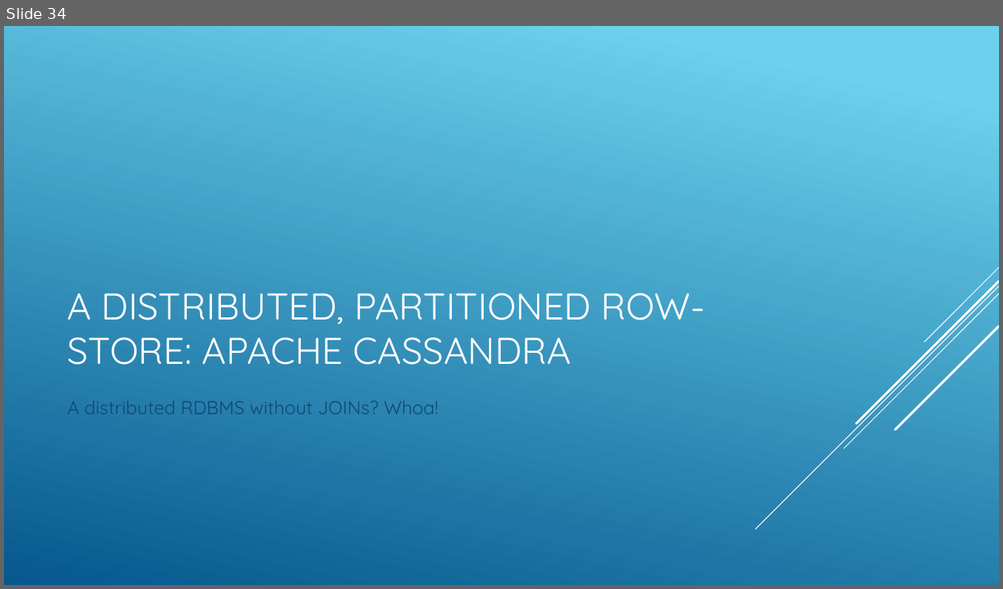
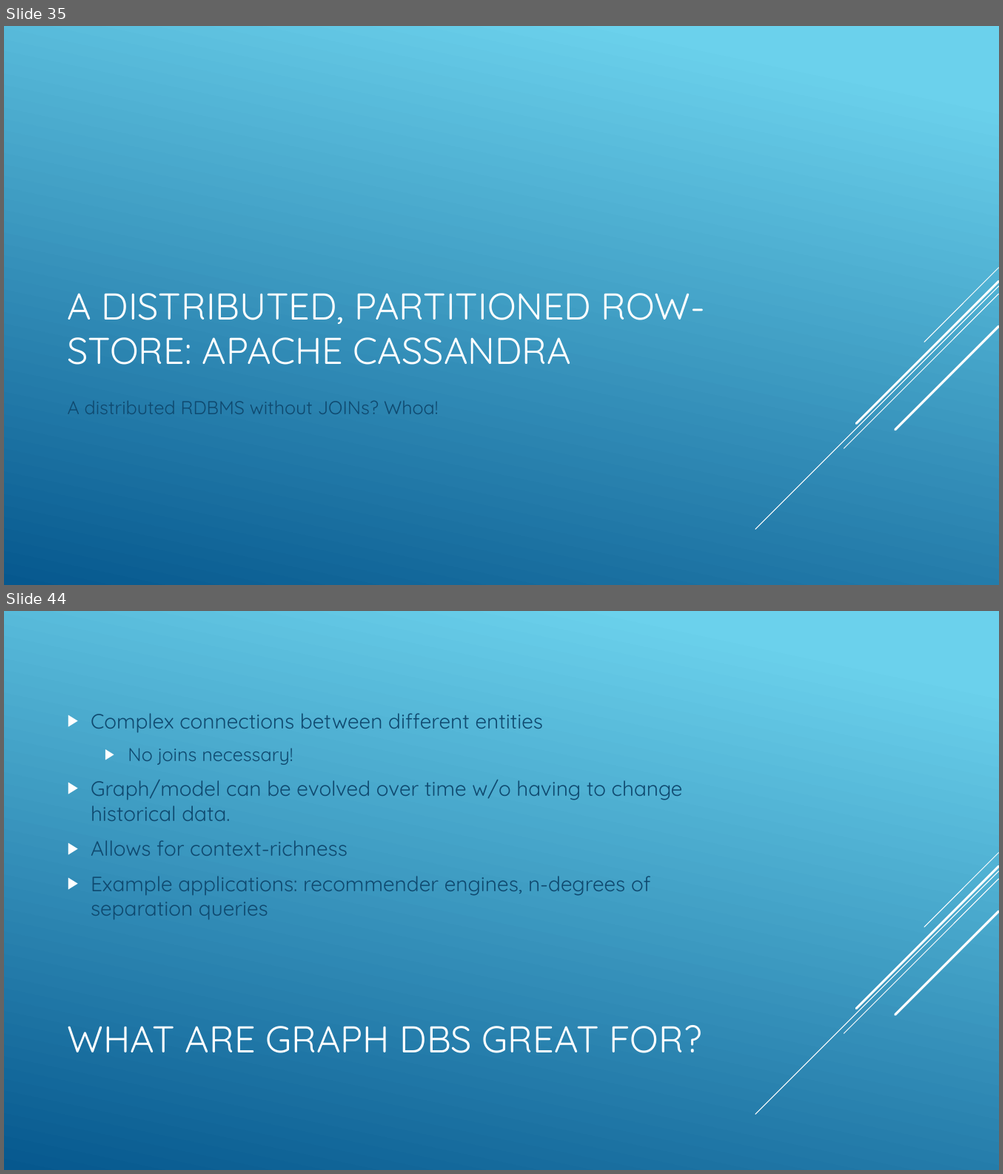
Before and after one commit to jbreyer/Polyglot, a slide deck: Polyglot Persistence and NOSQL.pptx. Shown one above the other, each under a label of ours: slide 34 before the commit, slides 35 and 44 after it; the slides between them are not shown. The pictures are 1003x589 and 1003x1174 pixels, drawn with LibreOffice and Linux fonts; fonts in the diff are those of the drawing. Boxes give left, top, right and bottom in pixels: in the first picture for what was removed or moved away, otherwise in the second. Text is boxed around its words. In the diff, an @@ line names an element or a change of style, - is before the commit and + after.

```diff
--- a/Polyglot Persistence and NOSQL.pptx
+++ b/Polyglot Persistence and NOSQL.pptx
@@ slide 44 added at [4,611,999,1170], background gradient #6ED2EB to #06588E; not listed: 5 template elements that a slide beside it also shows @@
@@ text added at [91,713,683,920], 20 pt, text #0F496F @@
+▶ Complex connections between different entities
+  ▶ No joins necessary!
+▶ Graph/model can be evolved over time w/o having to change historical data.
+▶ Allows for context-richness
+▶ Example applications: recommender engines, n-degrees of separation queries
@@ title added at [68,1025,702,1054], 36 pt, text #FFFFFF @@
+WHAT ARE GRAPH DBS GREAT FOR?
@@ what was slide 34 is now slide 35 @@
```
Also in this commit, not shown: 6 slides changed, 19 other slides added, 1 slide removed.
